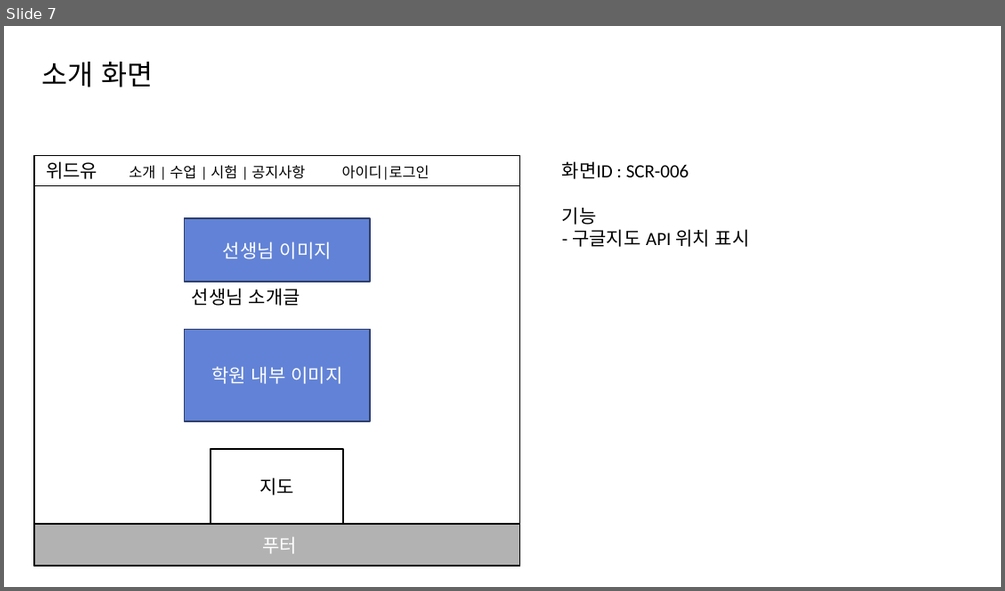
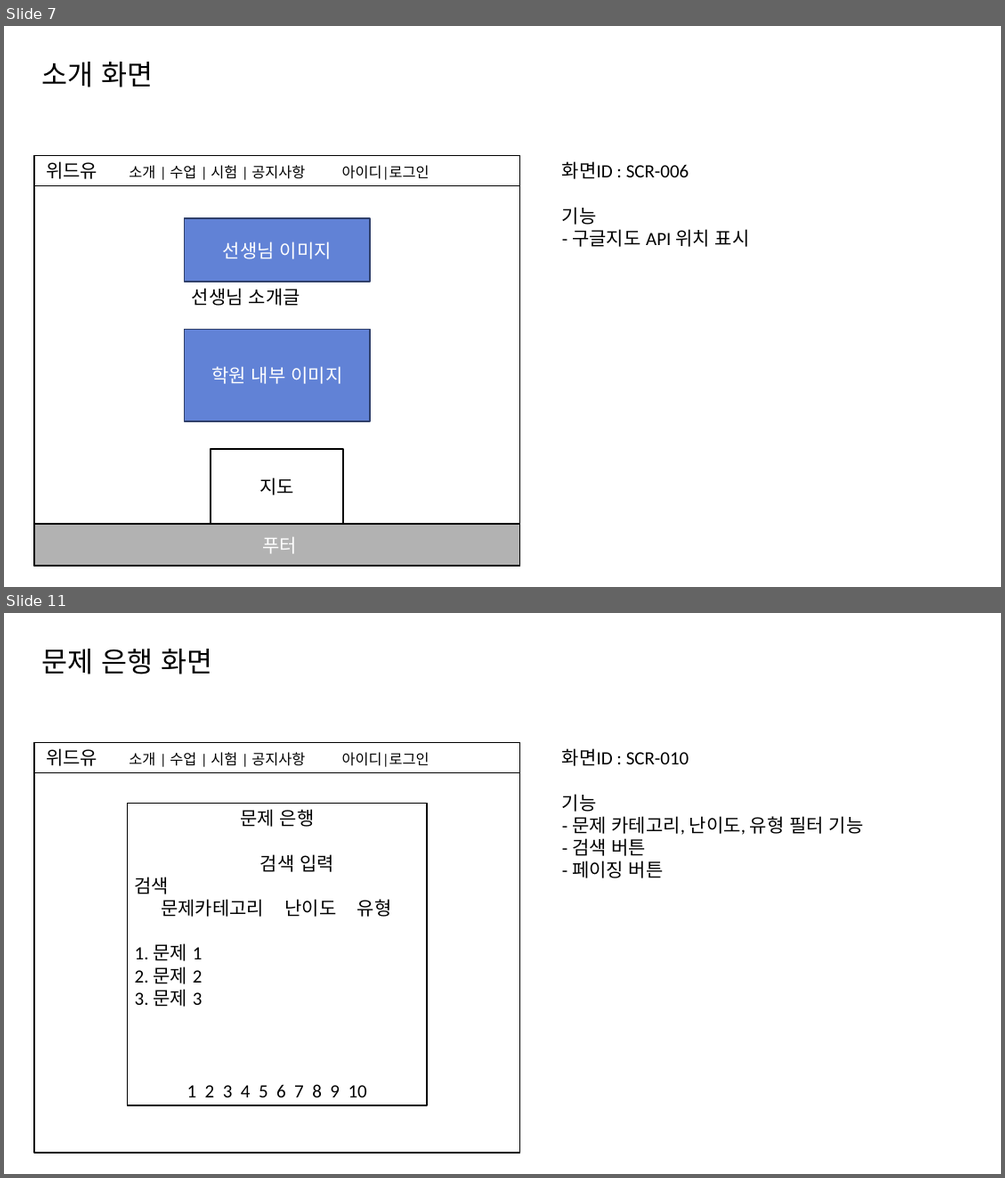
Before and after one commit to wjdgkr3386/withyou, a slide deck: docs/4_화면정의서/화면정의서.pptx. Shown one above the other, each under a label of ours: slide 7 before the commit, slides 7 and 11 after it; the slides between them are not shown. The pictures are 1005x591 and 1005x1178 pixels, drawn with LibreOffice and Linux fonts; fonts in the diff are those of the drawing. Boxes give left, top, right and bottom in pixels: in the first picture for what was removed or moved away, otherwise in the second. Text is boxed around its words. In the diff, an @@ line names an element or a change of style, - is before the commit and + after.

Commit message:
화면정의서

```diff
--- a/docs/4_화면정의서/화면정의서.pptx
+++ b/docs/4_화면정의서/화면정의서.pptx
@@ slide 11 added at (x1=4, y1=613, x2=1001, y2=1174), background #FFFFFF @@
@@ text added at (x1=41, y1=649, x2=212, y2=674), 27 pt, text #000000 @@
+문제 은행 화면
@@ rectangle added at (x1=34, y1=742, x2=520, y2=1153), fill #FFFFFF, outline #000000 1.5 pt @@
@@ rectangle added at (x1=34, y1=742, x2=520, y2=772), outline #000000 0.75 pt, 14 pt, text #000000 @@
+위드유 소개 | 수업 | 시험 | 공지사항 아이디|로그인
@@ text added at (x1=562, y1=794, x2=864, y2=878), 18 pt, text #000000 @@
+화면ID : SCR-010
+기능
+- 문제 카테고리, 난이도, 유형 필터 기능
+- 검색 버튼
+- 페이징 버튼
@@ rectangle added at (x1=128, y1=803, x2=428, y2=1105), fill #FFFFFF, outline #000000 1.5 pt @@
@@ text added at (x1=135, y1=809, x2=392, y2=1006), 18 pt, text #000000 @@
+문제 은행
+검색 입력 검색
+문제카테고리 난이도 유형
+1. 문제 1
+2. 문제 2
+3. 문제 3
@@ text added at (x1=187, y1=1084, x2=367, y2=1097), 18 pt, text #000000 @@
+1 2 3 4 5 6 7 8 9 10
```
Also in this commit, not shown: 1 slide changed, 2 other slides added, 1 slide removed.
